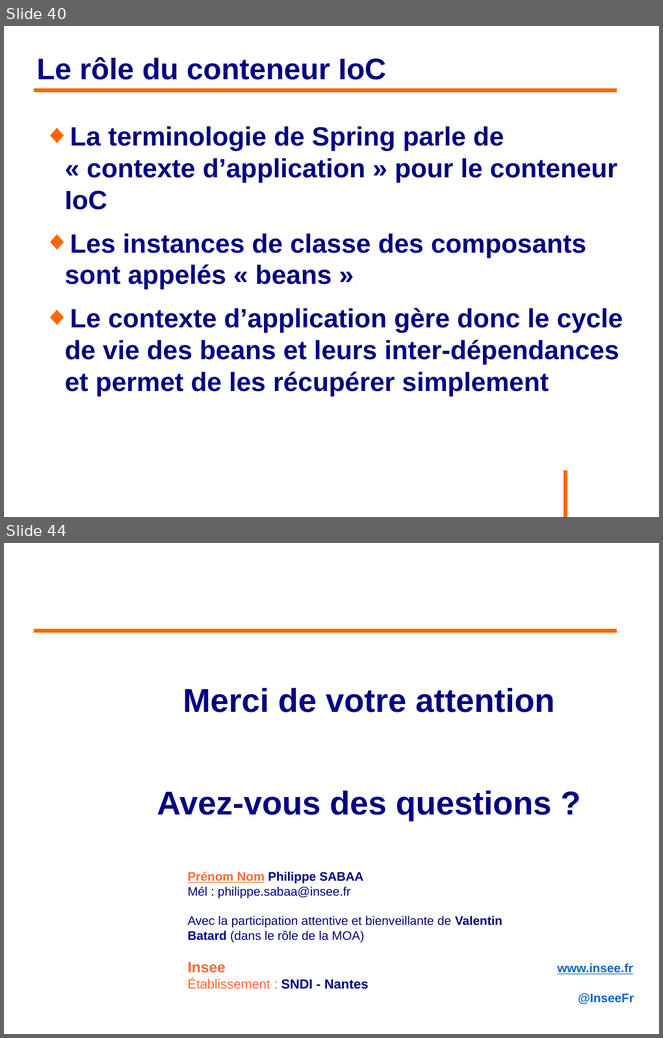
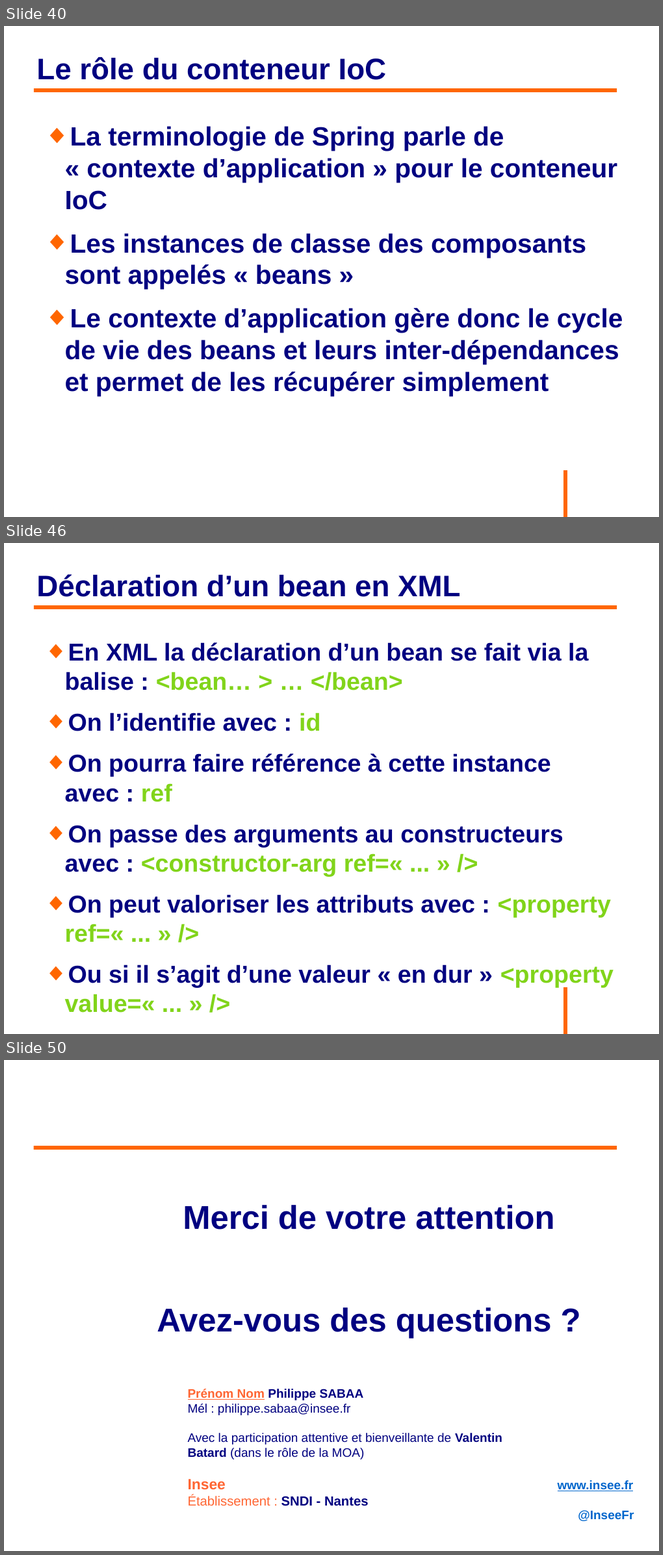
Before and after one commit to philphils/formation-spring, a slide deck: Documentation/diapo_formation_spring.odp. Shown one above the other, each under a label of ours: slides 40 and 44 before the commit, slides 40, 46 and 50 after it; the slides between them are not shown. The pictures are 663x1038 and 663x1555 pixels, drawn with LibreOffice and Linux fonts; fonts in the diff are those of the drawing; background and template pictures are left out. Boxes give left, top, right and bottom in pixels: in the first picture for what was removed or moved away, otherwise in the second. Text is boxed around its words. In the diff, an @@ line names an element or a change of style, - is before the commit and + after.

Commit message:
Fin partie création bean XML

```diff
--- a/Documentation/diapo_formation_spring.odp
+++ b/Documentation/diapo_formation_spring.odp
@@ slide 46 added at <box>4,543,659,1034</box>, background #FFFFFF; not listed: 1 template element that a slide beside it also shows @@
@@ title added at <box>36,574,460,597</box>, 36 pt, text #000080, bold @@
+Déclaration d’un bean en XML
@@ line added from (34, 607) to (618, 607), #FF6600 4.54 pt @@
@@ text added at <box>65,642,611,988</box>, 29.6 pt, text #000080, bold @@
+◆ En XML la déclaration d’un bean se fait via la balise : <bean… > … </bean>
+◆ On l’identifie avec : id
+◆ On pourra faire référence à cette instance avec : ref
+◆ On passe des arguments au constructeurs avec : <constructor-arg ref=« ... » />
+◆ On peut valoriser les attributs avec : <property ref=« ... » />
+◆ Ou si il s’agit d’une valeur « en dur » <property value=« ... » />
@@ what was slide 44 is now slide 50 @@
```
Also in this commit, not shown: 3 slides changed, 5 other slides added.
